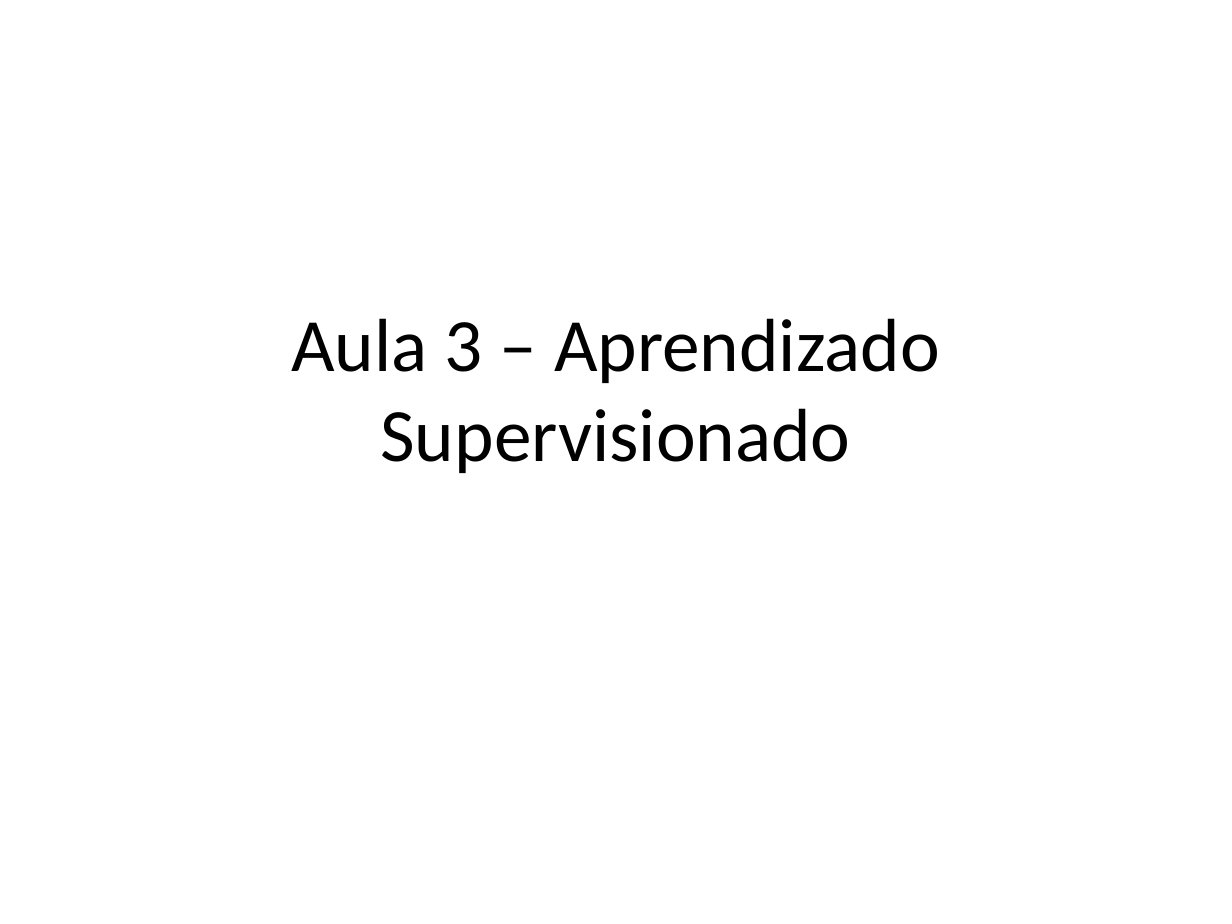
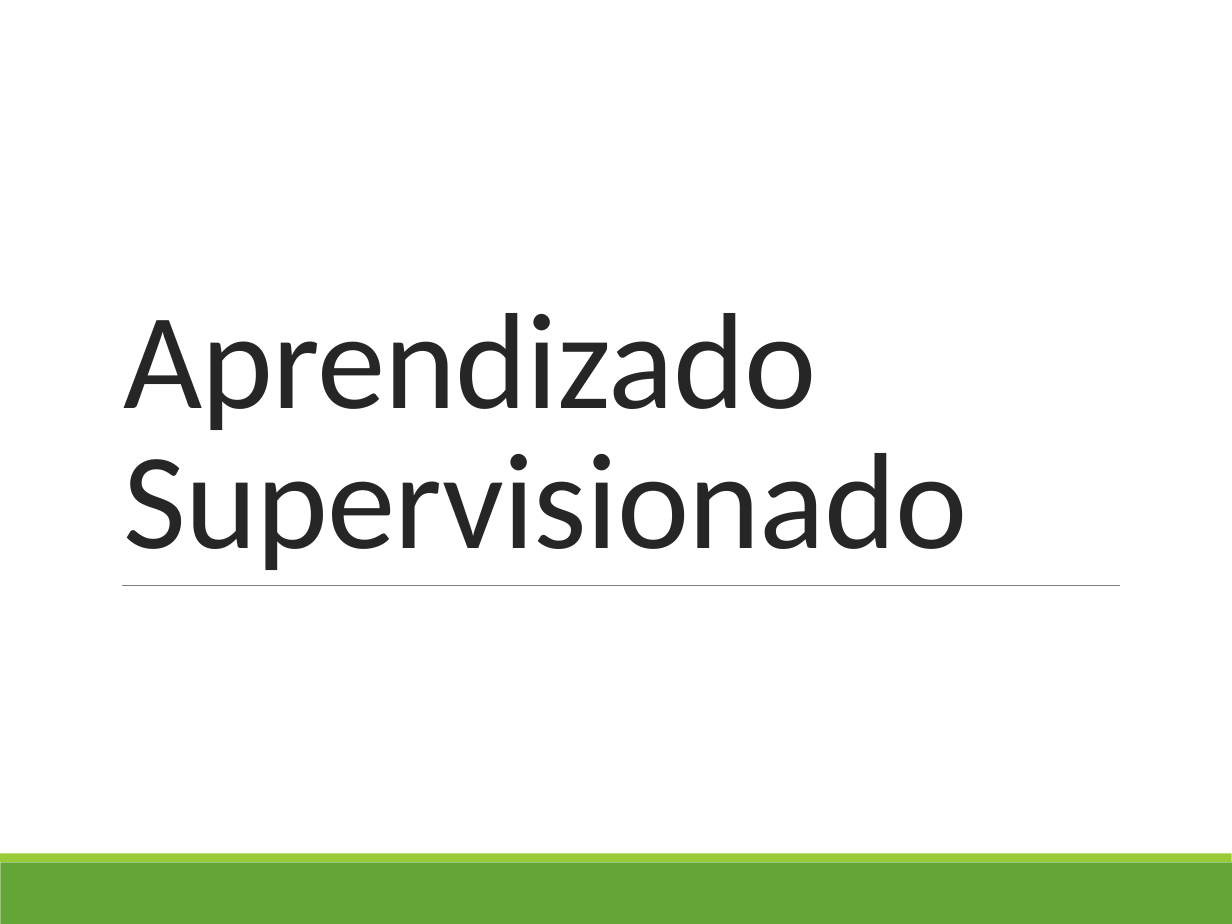
Before and after one commit to profAndreSouza/Material, a slide deck: slide 1 of Inteligência Artificial e Big Data/03-Aprendizado Supervisionado.pptx. Drawn at 1232x924 pixels with LibreOffice and Linux fonts; fonts in the diff are those of the drawing. Boxes give left, top, right and bottom in pixels: in the first picture for what was removed or moved away, otherwise in the second. Text is boxed around its words. In the diff, an @@ line names an element or a change of style, - is before the commit and + after.

```diff
--- a/Inteligência Artificial e Big Data/03-Aprendizado Supervisionado.pptx
+++ b/Inteligência Artificial e Big Data/03-Aprendizado Supervisionado.pptx
@@ title "Aprendizado Supervisionado" at bbox=[123, 313, 967, 570]: vertical alignment middle to bottom @@
@@ title at bbox=[123, 313, 967, 570]: text changed; size 44 to 80 pt; text colour #000000 to #262626 @@
-Aula 3 – Aprendizado Supervisionado
+Aprendizado Supervisionado
@@ line added from (122, 585) to (1120, 585), #808080 0.5 pt @@
@@ rectangle added at bbox=[0, 862, 1232, 924], fill #63A537 @@
@@ rectangle added at bbox=[0, 854, 1232, 862], fill #99CB38 @@
```
Also in this commit, not shown: 11 other slides changed, 3 slides added, 13 slides removed.
